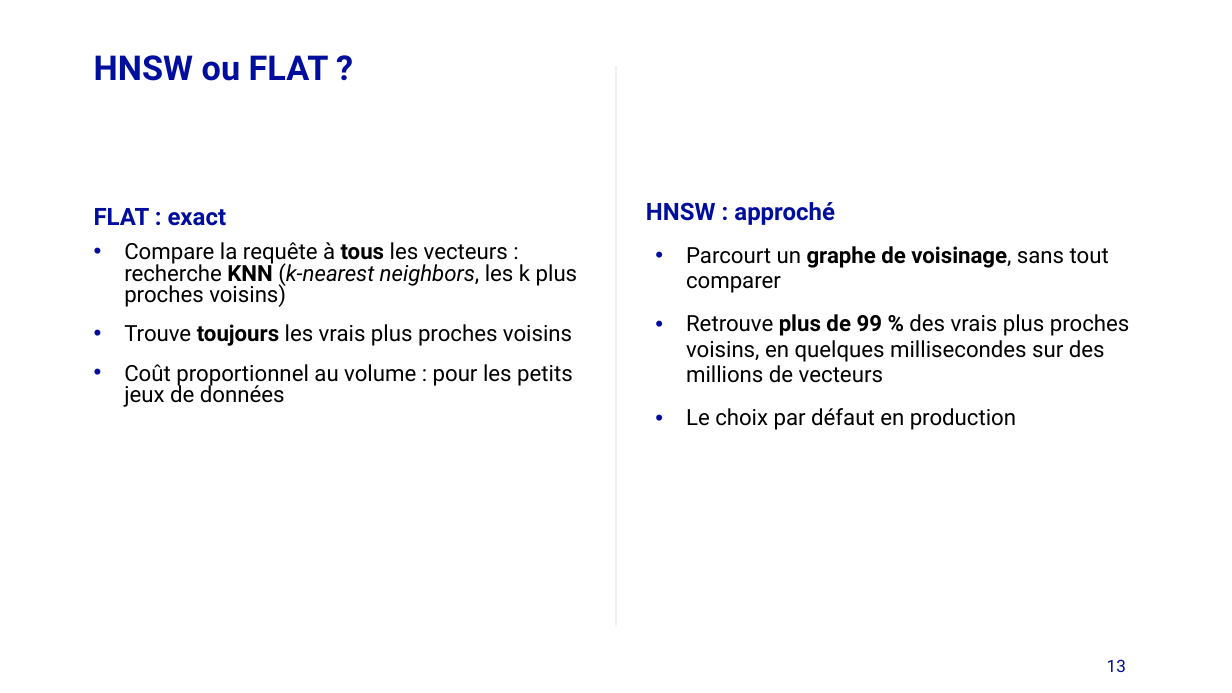
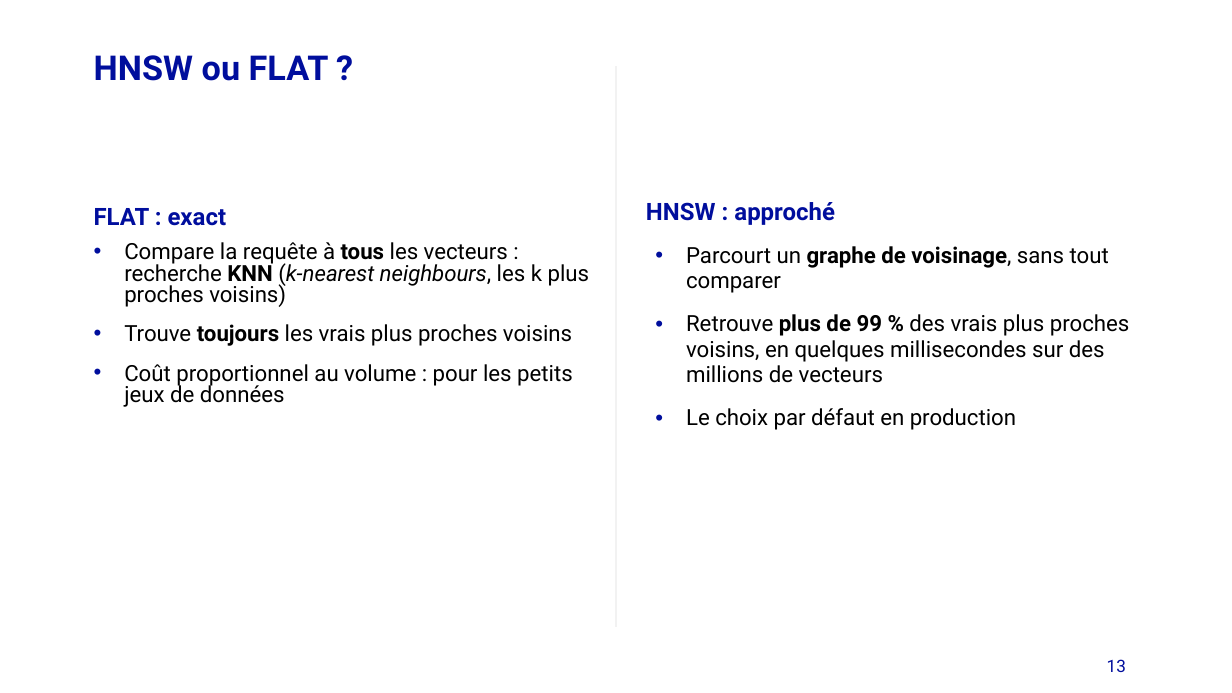
Before and after one commit to pvr-aiven/ovhaisummit2026-valkey-ai, a slide deck: slide 13 of valkey-ai-summit2026.pptx. Drawn at 1232x693 pixels with LibreOffice and Linux fonts; fonts in the diff are those of the drawing; background and template pictures are left out. Boxes give left, top, right and bottom in pixels: in the first picture for what was removed or moved away, otherwise in the second. Text is boxed around its words. In the diff, an @@ line names an element or a change of style, - is before the commit and + after.

```diff
--- a/valkey-ai-summit2026.pptx
+++ b/valkey-ai-summit2026.pptx
@@ text at (x1=124, y1=242, x2=590, y2=307): text changed @@
-• Compare la requête à tous les vecteurs : recherche KNN (k-nearest neighbors, les k plus proches voisins)
+• Compare la requête à tous les vecteurs : recherche KNN (k-nearest neighbours, les k plus proches voisins)
```
Also in this commit, not shown: 2 other slides changed, 1 slide added, 8 other files.
